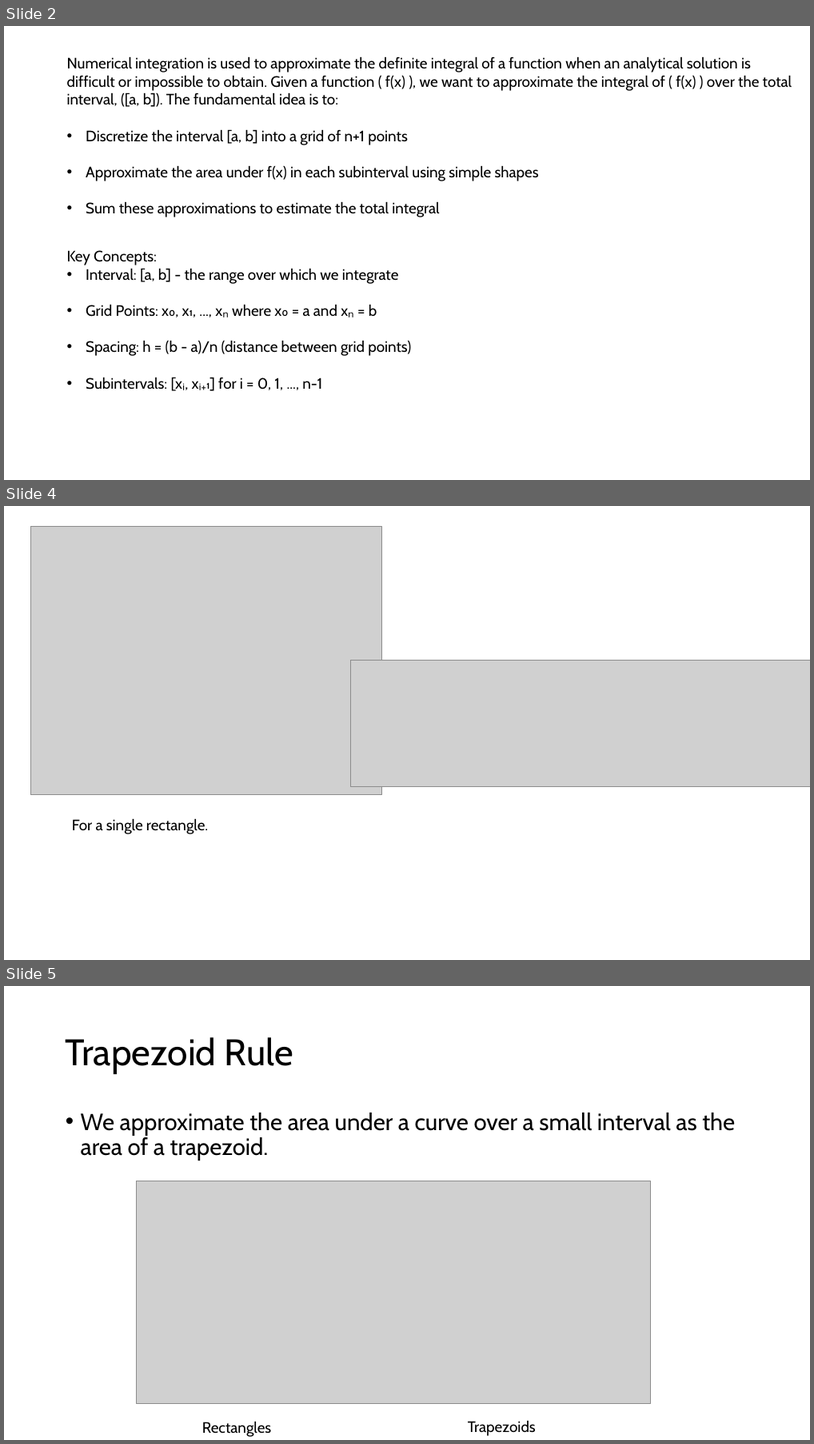
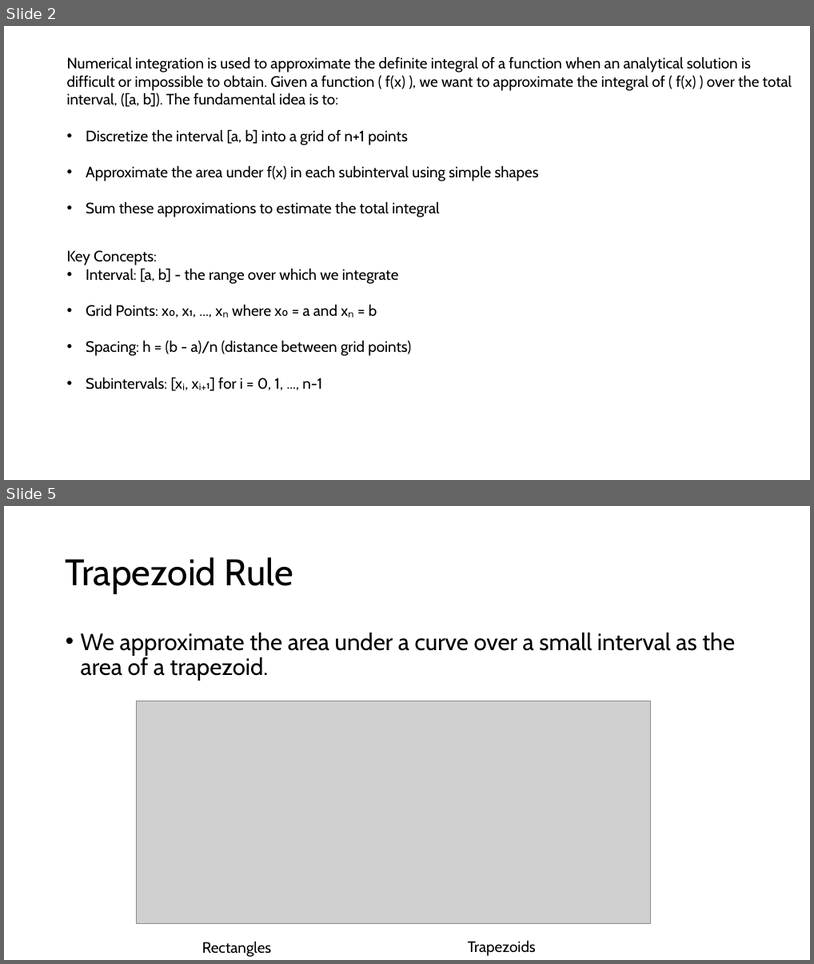
Before and after one commit to ChemAI-Lab/Math4Chem, a slide deck: website/Tutorial_Presentation/Forth_Tutorial_3PC3.pptx. Shown one above the other, each under a label of ours: slides 2, 4 and 5 before the commit, slides 2 and 5 after it; the slides between them are not shown. The pictures are 814x1444 and 814x964 pixels, drawn with LibreOffice and Linux fonts; fonts in the diff are those of the drawing; grey boxes stand for pictures. Boxes give left, top, right and bottom in pixels: in the first picture for what was removed or moved away, otherwise in the second. Text is boxed around its words. In the diff, an @@ line names an element or a change of style, - is before the commit and + after.

```diff
--- a/website/Tutorial_Presentation/Forth_Tutorial_3PC3.pptx
+++ b/website/Tutorial_Presentation/Forth_Tutorial_3PC3.pptx
@@ slide 4 removed at (4, 506, 810, 960), background #FFFFFF @@
@@ picture removed at (30, 526, 382, 795) @@
@@ picture removed at (351, 660, 810, 786) @@
@@ text removed at (72, 818, 208, 834) @@
-For a single rectangle.
```
Also in this commit, not shown: 2 slides changed, 1 slide added.
